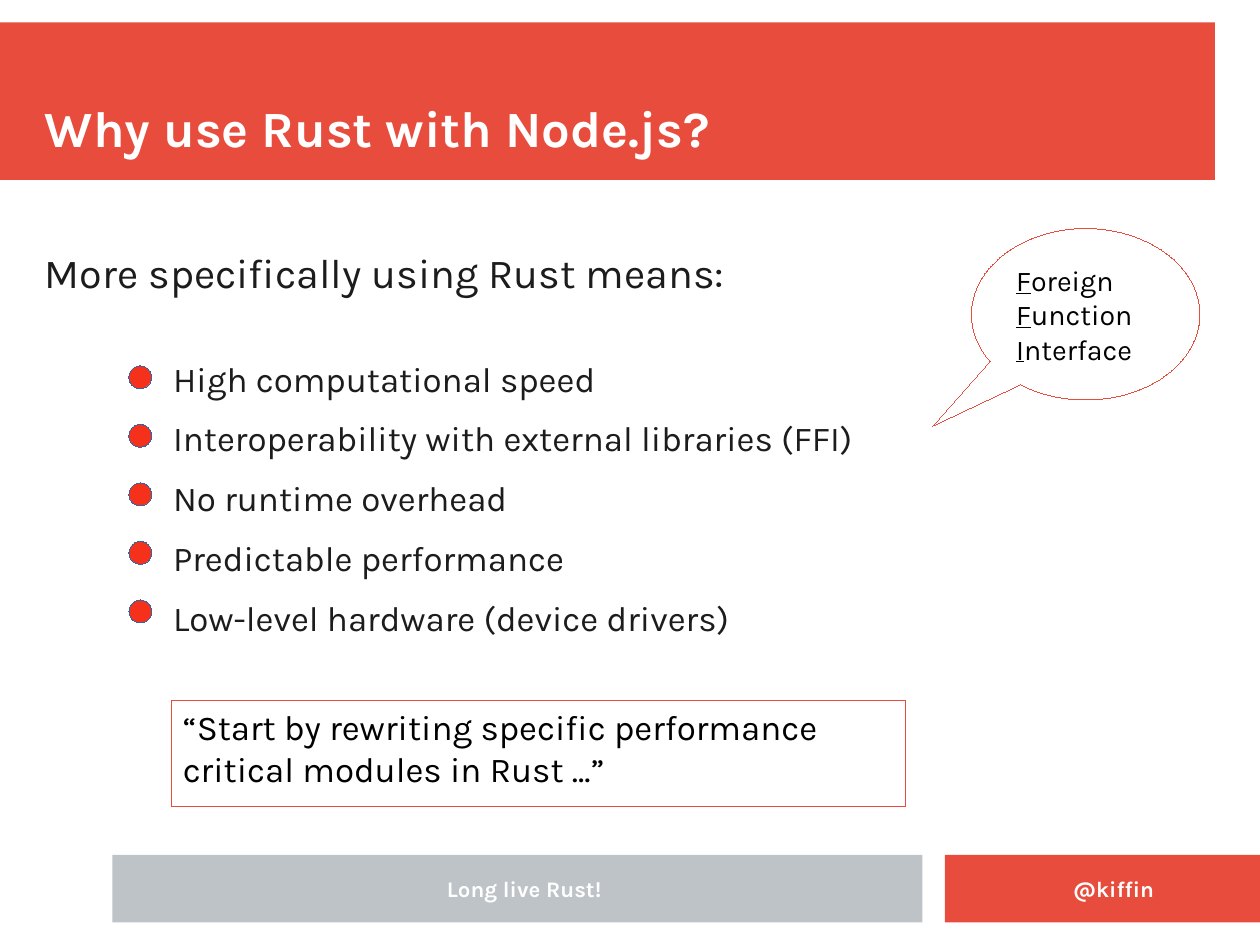
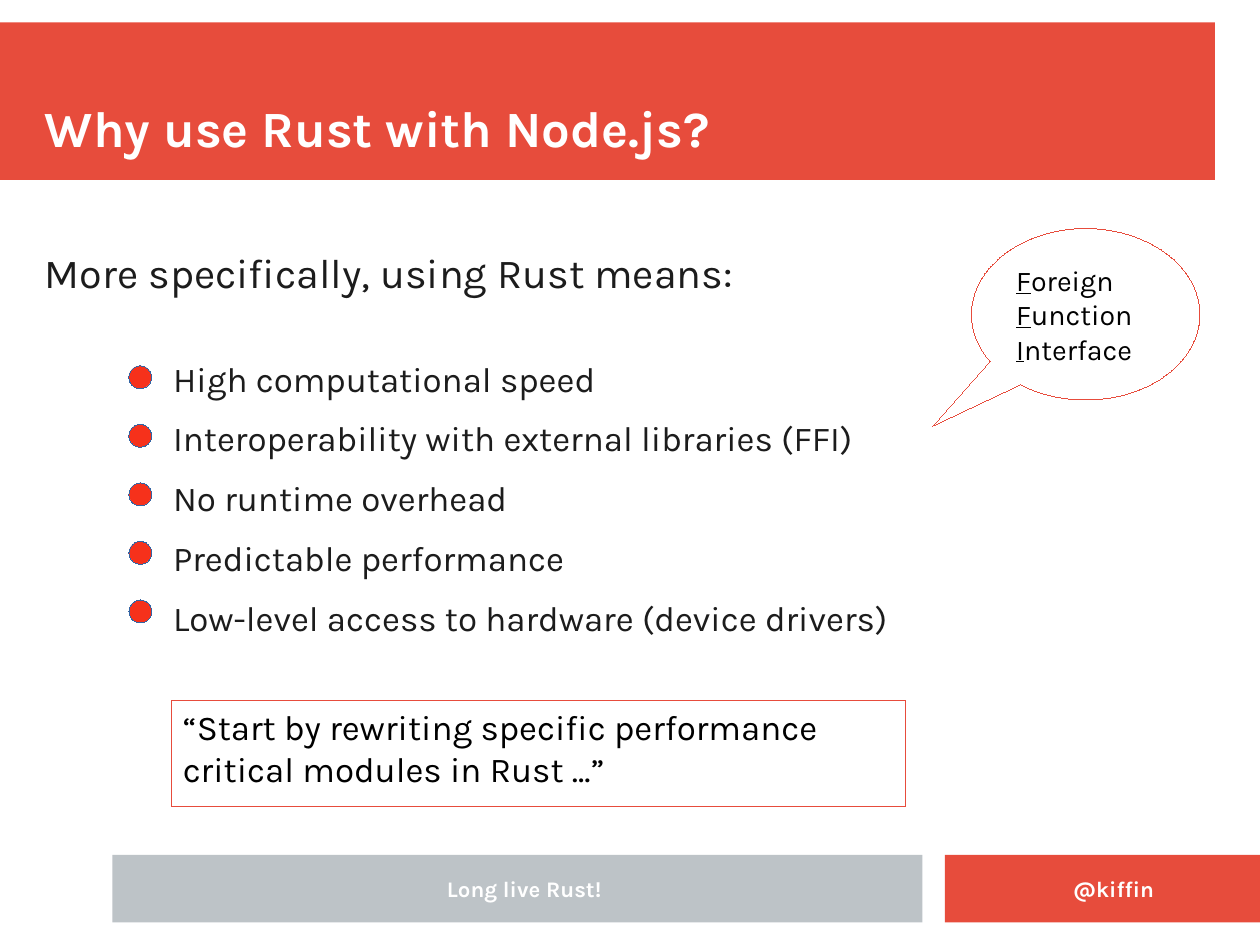
Before and after one commit to kgish/rust-node-addon-template, a slide deck: slide 6 of documents/Embedding-Rust-in-NodeJS-applications.odp. Drawn at 1260x945 pixels with LibreOffice and Linux fonts; fonts in the diff are those of the drawing; background and template pictures are left out. Boxes give left, top, right and bottom in pixels: in the first picture for what was removed or moved away, otherwise in the second. Text is boxed around its words. In the diff, an @@ line names an element or a change of style, - is before the commit and + after.

```diff
--- a/documents/Embedding-Rust-in-NodeJS-applications.odp
+++ b/documents/Embedding-Rust-in-NodeJS-applications.odp
@@ text at box(45, 259, 733, 298): text changed @@
-More specifically using Rust means:
+More specifically, using Rust means:
@@ text at box(173, 606, 887, 635): text changed @@
-  Low-level hardware (device drivers)
+  Low-level access to hardware (device drivers)
```
Also in this commit, not shown: 6 other slides changed, 1 other file.
